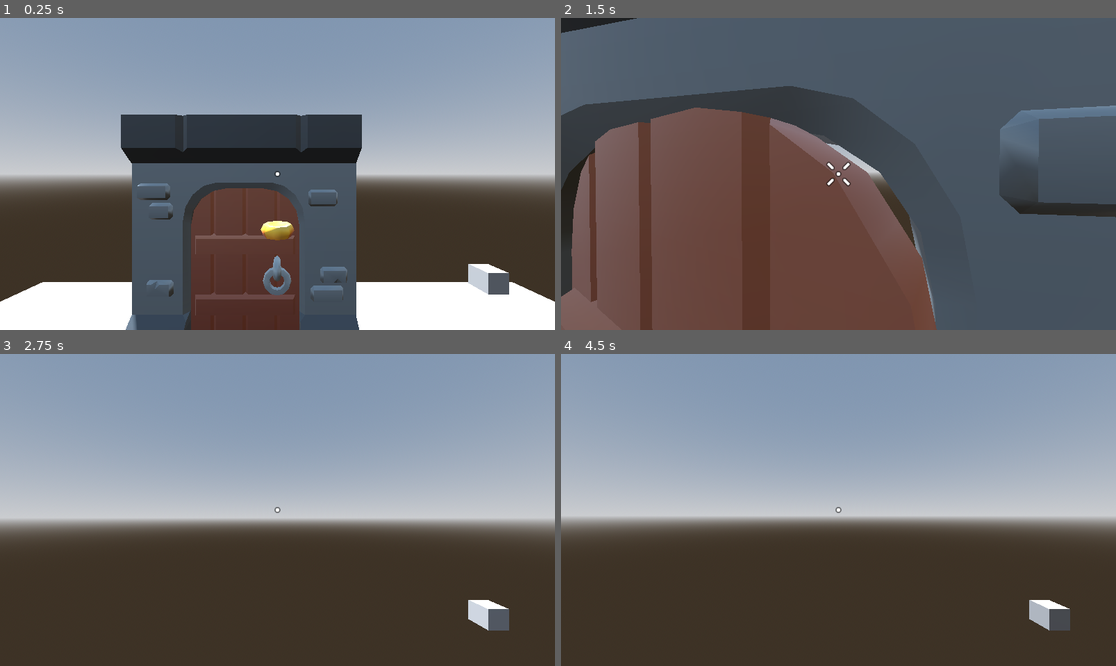
Above: before the commit, frames 1-4 (two rows, left to right).
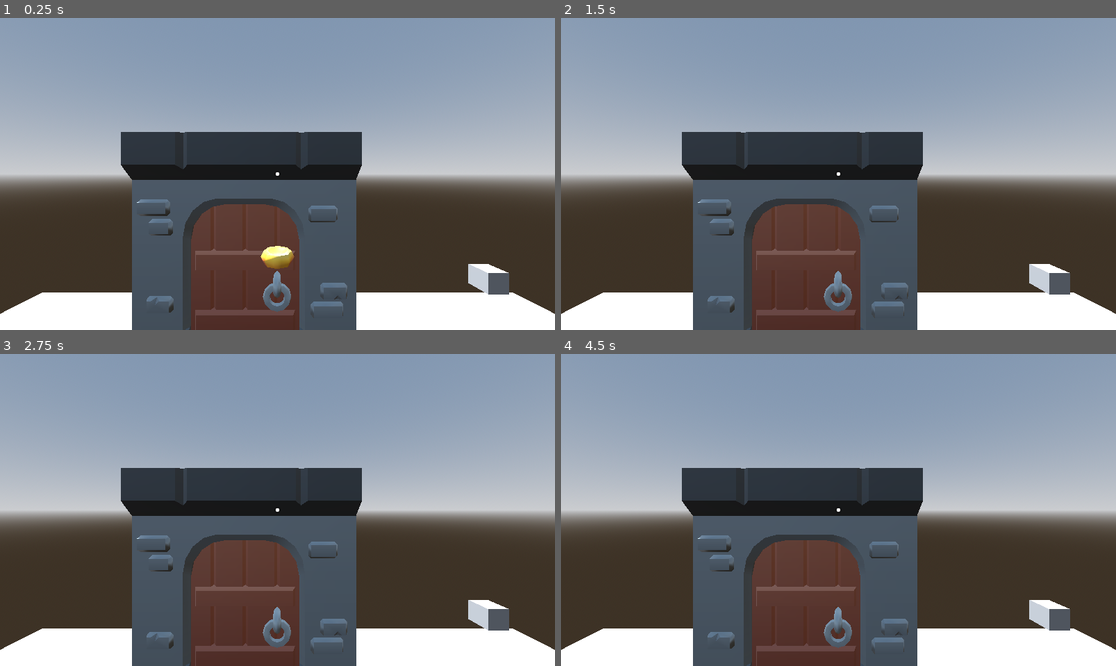
Above: after the commit, the same moments.

Repository: Gigabajt000/Wsiokraft-moment
Game: Godot game, scene res://Main/main.tscn
Two runs of this game, one before a commit and one after it. Both use one fixed random seed, a clock stepped at 60 frames per second and the inputs below.
Inputs (mouse positions are in pixels of both pictures, inside the frame that each line leads up to):
- Up to frame 1 (0.25 s): no input
- Up to frame 2 (1.5 s): move the mouse to (866, 174) at 0.52 s; hold Ctrl (crouch) 0.53-1.28 s; hold W (walk_forward) from 0.53 s (still down); tap Space (jump) at 0.77 s; move the mouse to (810, 174) at 1.27 s; tap E (interaction) at 1.35 s
- Up to frame 3 (2.75 s): keep holding W (walk_forward); tap Space (jump) at 1.52 s; move the mouse to (288, 503) at 2.02 s; hold Shift (sprint) from 2.03 s (still down)
- Up to frame 4 (4.5 s): keep holding W (walk_forward); tap Enter at 2.75, 4.25 s; move the mouse to (832, 516) at 2.77 s; release Shift (sprint) at 2.78 s; tap Ctrl (crouch) at 2.85 s; tap Space (jump) at 3.02, 3.5, 3.77 s; move the mouse to (877, 513) at 3.52 s; tap E (interaction) at 3.6 s; tap Escape (escape, bound only before the commit) at 4.15 s; move the mouse to (794, 506) at 4.27 s; tap Shift (sprint) at 4.35 s

The runs differ from the first frame. In frame 1, 13% of the frame differs, in the area x 0-100%, y 30-100%; in frame 2, 90%, in the area x 0-100%, y 0-100%; in frame 3, 33%; in frame 4, 33%.
Error after the commit: Parse Error: Identifier "AaGlobal" not declared in the current scope. (res://Player/player.gd:27)

Commit message:
Reapply "jidrfgkuijedrgjih"
This reverts commit a61a2551764d2e0504133e13be7275aab3425700.

Diff:
--- a/UI/Menu, Settings Etc/main_menu.gd
+++ /dev/null
@@ -1,21 +0,0 @@
-extends Control
-
-@export var settings: Control
-
-
-func _ready():
-	visible = false
-
-
-func _on_play_pressed():
-	visible = false
-	AaGlobal.Is_Playing = true
-	AaGlobal.Resume()
-
-
-func _on_settings_pressed():
-	visible = false
-	settings.visible = true
-
-func _on_quit_pressed():
-	get_tree().quit()
--- a/UI/Menu, Settings Etc/main_menu.tscn
+++ /dev/null
@@ -1,64 +0,0 @@
-[gd_scene load_steps=3 format=3 uid="uid://bmj15vhx54tyc"]
-
-[ext_resource type="Script" uid="uid://dgqdfafy4jr5s" path="res://UI/Menu, Settings Etc/main_menu.gd" id="1_x0sdf"]
-
-[sub_resource type="LabelSettings" id="LabelSettings_x0sdf"]
-font_size = 120
-
-[node name="Main_Menu" type="Control"]
-process_mode = 3
-layout_mode = 3
-anchors_preset = 15
-anchor_right = 1.0
-anchor_bottom = 1.0
-grow_horizontal = 2
-grow_vertical = 2
-script = ExtResource("1_x0sdf")
-
-[node name="ColorRect" type="ColorRect" parent="."]
-layout_mode = 1
-anchors_preset = 15
-anchor_right = 1.0
-anchor_bottom = 1.0
-grow_horizontal = 2
-grow_vertical = 2
-color = Color(0, 0, 0, 1)
-
-[node name="MarginContainer" type="MarginContainer" parent="."]
-layout_mode = 1
-anchors_preset = 8
-anchor_left = 0.5
-anchor_top = 0.5
-anchor_right = 0.5
-anchor_bottom = 0.5
-offset_left = -20.0
-offset_top = -20.0
-offset_right = 20.0
-offset_bottom = 20.0
-grow_horizontal = 2
-grow_vertical = 2
-
-[node name="VBoxContainer" type="VBoxContainer" parent="MarginContainer"]
-layout_mode = 2
-theme_override_constants/separation = 50
-
-[node name="Label" type="Label" parent="MarginContainer/VBoxContainer"]
-layout_mode = 2
-text = "Main Menu"
-label_settings = SubResource("LabelSettings_x0sdf")
-
-[node name="Play" type="Button" parent="MarginContainer/VBoxContainer"]
-layout_mode = 2
-text = "Play"
-
-[node name="Settings" type="Button" parent="MarginContainer/VBoxContainer"]
-layout_mode = 2
-text = "Settings"
-
-[node name="Quit" type="Button" parent="MarginContainer/VBoxContainer"]
-layout_mode = 2
-text = "Quit"
-
-[connection signal="pressed" from="MarginContainer/VBoxContainer/Play" to="." method="_on_play_pressed"]
-[connection signal="pressed" from="MarginContainer/VBoxContainer/Settings" to="." method="_on_settings_pressed"]
-[connection signal="pressed" from="MarginContainer/VBoxContainer/Quit" to="." method="_on_quit_pressed"]
--- a/UI/Menu, Settings Etc/pause_menu.gd
+++ /dev/null
@@ -1,33 +0,0 @@
-extends Control
-
-@export var settings: Control
-@export var main_menu: Control
-
-
-func _ready():
-	visible = false
-
-func _process(delta):
-	if Input.is_action_just_pressed("escape") and settings.visible == false and main_menu.visible == false:
-
-		if AaGlobal.Is_Playing == true:
-			visible = true
-			AaGlobal.Is_Playing = false
-
-		elif AaGlobal.Is_Playing == false:
-			visible = false
-			AaGlobal.Is_Playing = true
-			AaGlobal.Resume()
-
-func _on_resume_pressed():
-	visible = false
-	AaGlobal.Is_Playing = true
-	AaGlobal.Resume()
-
-func _on_settings_pressed():
-	visible = false
-	settings.visible = true
-
-func _on_main_menu_pressed():
-	visible = false
-	main_menu.visible = true
--- a/UI/Menu, Settings Etc/pause_menu.tscn
+++ /dev/null
@@ -1,63 +0,0 @@
-[gd_scene load_steps=3 format=3 uid="uid://b502ypm406jeq"]
-
-[ext_resource type="Script" uid="uid://dm0bblyur3x6f" path="res://UI/Menu, Settings Etc/pause_menu.gd" id="1_0nkr7"]
-
-[sub_resource type="LabelSettings" id="LabelSettings_7aafr"]
-font_size = 80
-
-[node name="Pause_Menu" type="Control"]
-layout_mode = 3
-anchors_preset = 15
-anchor_right = 1.0
-anchor_bottom = 1.0
-grow_horizontal = 2
-grow_vertical = 2
-script = ExtResource("1_0nkr7")
-
-[node name="ColorRect" type="ColorRect" parent="."]
-layout_mode = 1
-anchors_preset = 15
-anchor_right = 1.0
-anchor_bottom = 1.0
-grow_horizontal = 2
-grow_vertical = 2
-color = Color(0, 0, 0, 0.368627)
-
-[node name="MarginContainer" type="MarginContainer" parent="."]
-layout_mode = 1
-anchors_preset = 8
-anchor_left = 0.5
-anchor_top = 0.5
-anchor_right = 0.5
-anchor_bottom = 0.5
-offset_left = -264.5
-offset_top = -139.0
-offset_right = 264.5
-offset_bottom = 139.0
-grow_horizontal = 2
-grow_vertical = 2
-
-[node name="VBoxContainer" type="VBoxContainer" parent="MarginContainer"]
-layout_mode = 2
-theme_override_constants/separation = 25
-
-[node name="Label" type="Label" parent="MarginContainer/VBoxContainer"]
-layout_mode = 2
-text = "Game Paused"
-label_settings = SubResource("LabelSettings_7aafr")
-
-[node name="Resume" type="Button" parent="MarginContainer/VBoxContainer"]
-layout_mode = 2
-text = "Resume"
-
-[node name="Settings" type="Button" parent="MarginContainer/VBoxContainer"]
-layout_mode = 2
-text = "Settings"
-
-[node name="Main_Menu" type="Button" parent="MarginContainer/VBoxContainer"]
-layout_mode = 2
-text = "Main Menu"
-
-[connection signal="pressed" from="MarginContainer/VBoxContainer/Resume" to="." method="_on_resume_pressed"]
-[connection signal="pressed" from="MarginContainer/VBoxContainer/Settings" to="." method="_on_settings_pressed"]
-[connection signal="pressed" from="MarginContainer/VBoxContainer/Main_Menu" to="." method="_on_main_menu_pressed"]
--- a/UI/Menu, Settings Etc/settings.gd
+++ /dev/null
@@ -1,24 +0,0 @@
-extends Control
-
-@export var main_menu: Control
-
-
-func _ready():
-	visible = false
-
-
-func _on_music_audio_value_changed(value):
-	pass # Replace with function body.
-
-
-func _on_sound_effects_audio_value_changed(value):
-	pass # Replace with function body.
-
-
-func _on_check_box_toggled(toggled_on):
-	pass # Replace with function body.
-
-
-func _on_main_menu_pressed():
-	visible = false
-	main_menu.visible = true
--- a/UI/Menu, Settings Etc/settings.tscn
+++ /dev/null
@@ -1,95 +0,0 @@
-[gd_scene load_steps=4 format=3 uid="uid://dtr1vy4dth7o5"]
-
-[ext_resource type="Script" uid="uid://jw0nyoxt0qj" path="res://UI/Menu, Settings Etc/settings.gd" id="1_8sho6"]
-
-[sub_resource type="LabelSettings" id="LabelSettings_8sho6"]
-font_size = 120
-
-[sub_resource type="LabelSettings" id="LabelSettings_7bq4r"]
-font_size = 20
-
-[node name="Settings" type="Control"]
-process_mode = 3
-layout_mode = 3
-anchors_preset = 15
-anchor_right = 1.0
-anchor_bottom = 1.0
-grow_horizontal = 2
-grow_vertical = 2
-script = ExtResource("1_8sho6")
-
-[node name="ColorRect" type="ColorRect" parent="."]
-layout_mode = 1
-anchors_preset = 15
-anchor_right = 1.0
-anchor_bottom = 1.0
-grow_horizontal = 2
-grow_vertical = 2
-color = Color(0, 0, 0, 1)
-
-[node name="MarginContainer" type="MarginContainer" parent="."]
-layout_mode = 1
-anchors_preset = 8
-anchor_left = 0.5
-anchor_top = 0.5
-anchor_right = 0.5
-anchor_bottom = 0.5
-offset_left = -232.0
-offset_top = -276.0
-offset_right = 232.0
-offset_bottom = 276.0
-grow_horizontal = 2
-grow_vertical = 2
-theme_override_constants/margin_left = 0
-
-[node name="VBoxContainer" type="VBoxContainer" parent="MarginContainer"]
-layout_mode = 2
-size_flags_horizontal = 8
-size_flags_vertical = 4
-theme_override_constants/separation = 75
-
-[node name="Label" type="Label" parent="MarginContainer/VBoxContainer"]
-layout_mode = 2
-text = "Settings"
-label_settings = SubResource("LabelSettings_8sho6")
-
-[node name="Music_Audio" type="HSlider" parent="MarginContainer/VBoxContainer"]
-layout_mode = 2
-
-[node name="Label" type="Label" parent="MarginContainer/VBoxContainer/Music_Audio"]
-layout_mode = 0
-offset_top = 23.0
-offset_right = 46.0
-offset_bottom = 46.0
-text = "Music"
-label_settings = SubResource("LabelSettings_7bq4r")
-
-[node name="Sound_Effects_Audio" type="HSlider" parent="MarginContainer/VBoxContainer"]
-layout_mode = 2
-
-[node name="Label" type="Label" parent="MarginContainer/VBoxContainer/Sound_Effects_Audio"]
-offset_top = 23.0
-offset_right = 46.0
-offset_bottom = 46.0
-text = "Sound Effects"
-label_settings = SubResource("LabelSettings_7bq4r")
-
-[node name="CheckBox" type="CheckBox" parent="MarginContainer/VBoxContainer"]
-layout_mode = 2
-
-[node name="Label" type="Label" parent="MarginContainer/VBoxContainer/CheckBox"]
-offset_left = 30.0
-offset_top = -3.0
-offset_right = 174.0
-offset_bottom = 28.0
-text = "Mute"
-label_settings = SubResource("LabelSettings_7bq4r")
-
-[node name="Main_Menu" type="Button" parent="MarginContainer/VBoxContainer"]
-layout_mode = 2
-text = "Main Menu"
-
-[connection signal="value_changed" from="MarginContainer/VBoxContainer/Music_Audio" to="." method="_on_music_audio_value_changed"]
-[connection signal="value_changed" from="MarginContainer/VBoxContainer/Sound_Effects_Audio" to="." method="_on_sound_effects_audio_value_changed"]
-[connection signal="toggled" from="MarginContainer/VBoxContainer/CheckBox" to="." method="_on_check_box_toggled"]
-[connection signal="pressed" from="MarginContainer/VBoxContainer/Main_Menu" to="." method="_on_main_menu_pressed"]
--- a/aa_global.gd
+++ /dev/null
@@ -1,18 +0,0 @@
-extends Node
-
-var Is_Playing: bool
-
-func _ready():
-	Is_Playing = true
-
-func _process(delta):
-
-	if Is_Playing == true:
-		Input.set_mouse_mode(Input.MOUSE_MODE_CAPTURED)
-
-	if Is_Playing == false:
-		get_tree().paused = true
-		Input.set_mouse_mode(Input.MOUSE_MODE_VISIBLE)
-
-func Resume():
-	get_tree().paused = false
--- a/project.godot
+++ b/project.godot
@@ -15,17 +15,12 @@
 config/features=PackedStringArray("4.4", "GL Compatibility")
 config/icon="res://icon.svg"
 
-[autoload]
-
-AaGlobal="*res://aa_global.gd"
-
 [file_customization]
 
 folder_colors={
 "res://Assets/": "green",
 "res://Main/": "blue",
-"res://Player/": "red",
-"res://UI/": "orange"
+"res://Player/": "red"
 }
 
 [global_group]
@@ -77,11 +72,6 @@
 "events": [Object(InputEventKey,"resource_local_to_scene":false,"resource_name":"","device":-1,"window_id":0,"alt_press …(192 unchanged characters)…
 ]
 }
-escape={
-"deadzone": 0.2,
-"events": [Object(InputEventKey,"resource_local_to_scene":false,"resource_name":"","device":-1,"window_id":0,"alt_pressed":false,"shift_pressed":false,"ctrl_pressed":false,"meta_pressed":false,"pressed":false,"keycode":0,"physical_keycode":4194305,"key_label":0,"unicode":0,"location":0,"echo":false,"script":null)
-]
-}
 
 [physics]
 
Not shown, removed: UI/Menu, Settings Etc/main_menu.gd.uid
Not shown, removed: UI/Menu, Settings Etc/pause_menu.gd.uid
Not shown, removed: UI/Menu, Settings Etc/settings.gd.uid
Not shown, removed: aa_global.gd.uid
